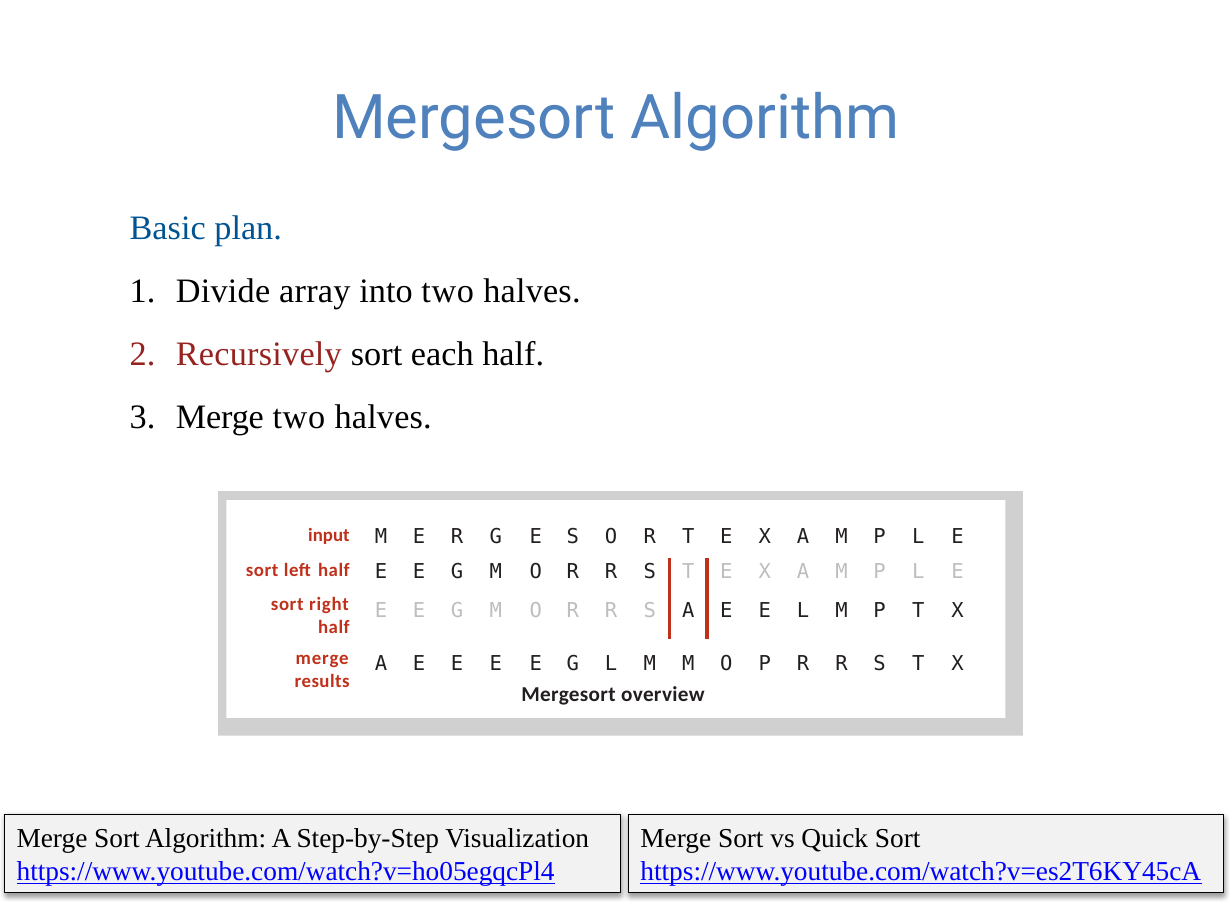
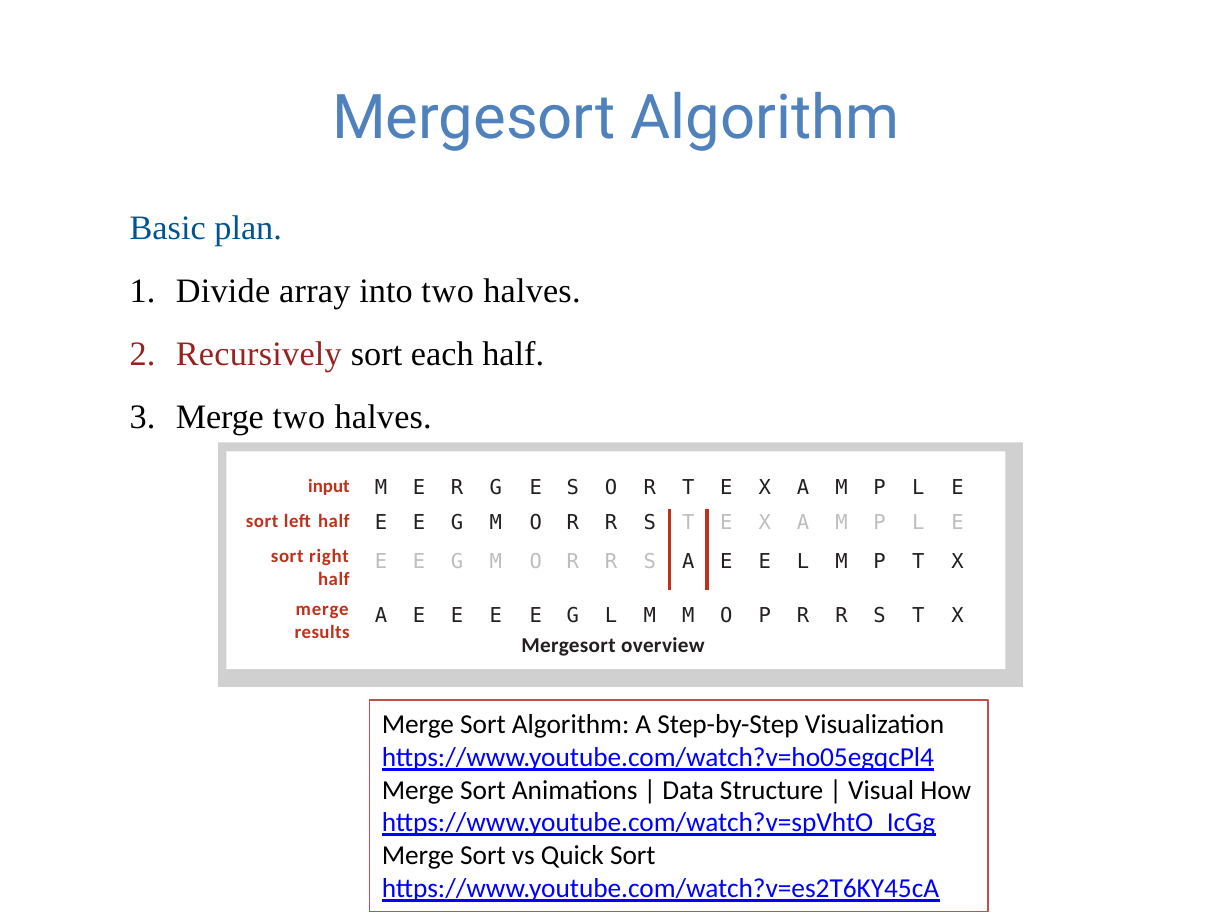
Before and after one commit to guhofstra/CSC111Fa25, a slide deck: slide 27 of PPTs/Lecture 13-sorting algorithms.pptx (slide 29 before the commit). Drawn at 1232x924 pixels with LibreOffice and Linux fonts; fonts in the diff are those of the drawing; grey boxes stand for pictures. Boxes give left, top, right and bottom in pixels: in the first picture for what was removed or moved away, otherwise in the second. Text is boxed around its words. In the diff, an @@ line names an element or a change of style, - is before the commit and + after.

```diff
--- a/PPTs/Lecture 13-sorting algorithms.pptx
+++ b/PPTs/Lecture 13-sorting algorithms.pptx
@@ 1 picture, 1 text, 1 table, 1 freeform shape moved together from (x1=218, y1=492, x2=1023, y2=737) to (x1=218, y1=442, x2=1023, y2=687) @@
@@ rectangle "Merge Sort Algorithm: A Step-by-Step ..." resized from (x1=5, y1=814, x2=621, y2=893) to (x1=370, y1=700, x2=988, y2=912) @@
@@ rectangle "Merge Sort Algorithm: A Step-by-Step ..." at (x1=370, y1=700, x2=988, y2=912): fill #F2F2F2 to #FFFFFF; outline #000000 0.5 pt to #C0504D 1 pt; shadow off @@
@@ text in rectangle at (x1=382, y1=714, x2=944, y2=771): font Times New Roman to Calibri in "Merge Sort Algorithm: A Step-by-Step Visualization", "https://www.youtube.com/watch?v=ho05egqcPl4" @@
@@ text in rectangle at (x1=382, y1=780, x2=971, y2=902): paragraphs added @@
+Merge Sort Animations | Data Structure | Visual How
+https://www.youtube.com/watch?v=spVhtO_IcGg
+Merge Sort vs Quick Sort
+https://www.youtube.com/watch?v=es2T6KY45cA
@@ rectangle removed at (x1=628, y1=814, x2=1223, y2=893) @@
-Merge Sort vs Quick Sort
-https://www.youtube.com/watch?v=es2T6KY45cA
```
Also in this commit, not shown: 3 other slides changed, 1 slide removed, 6 other files.
